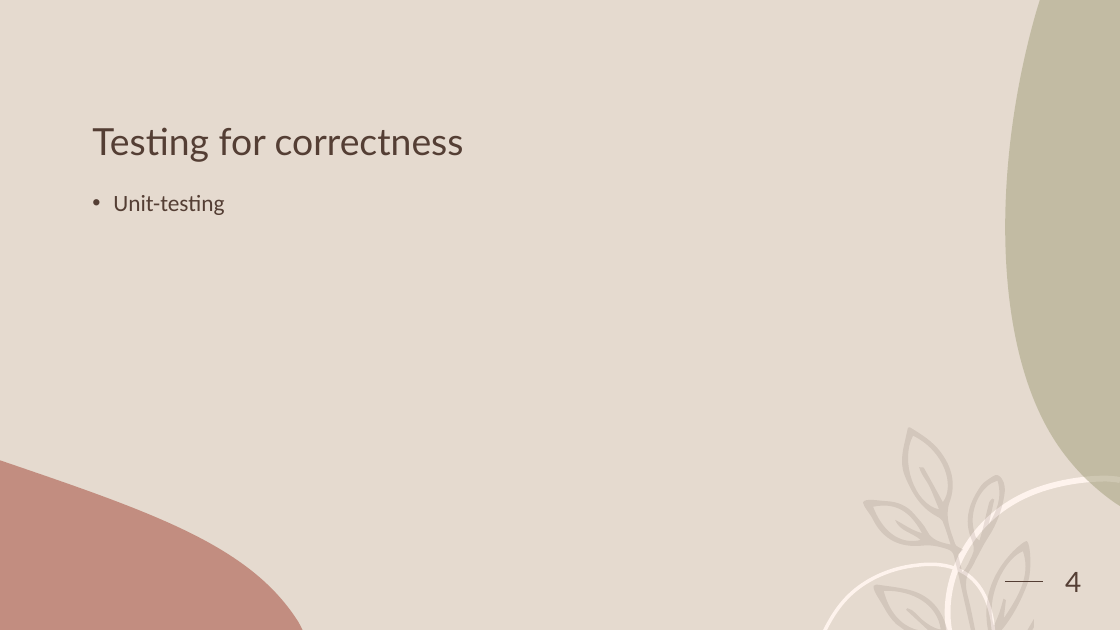
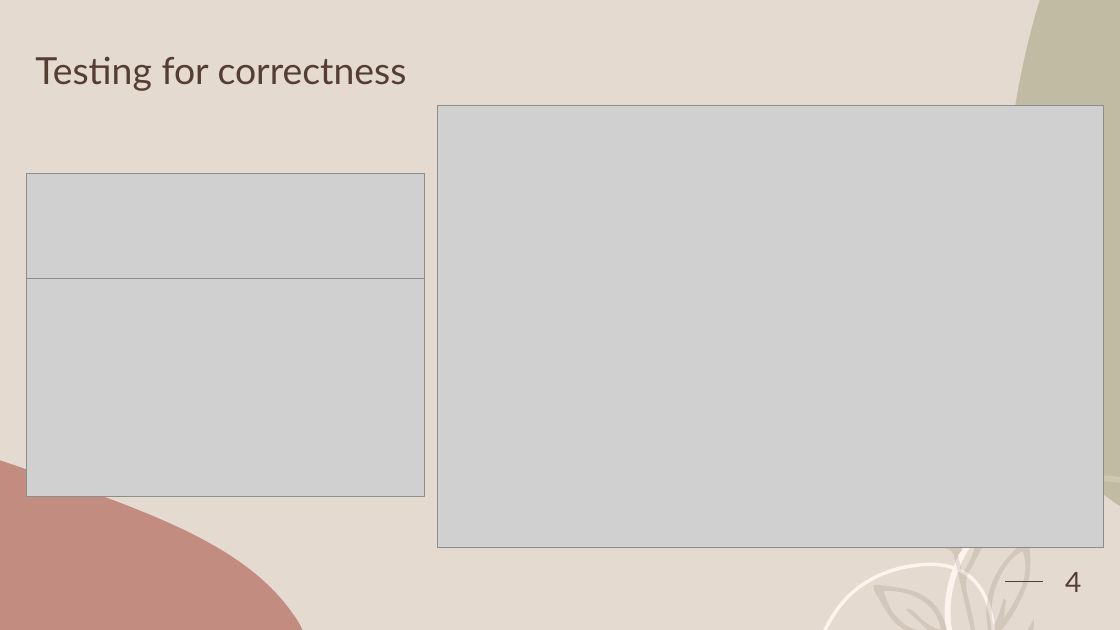
Before and after one commit to walkeredwards/OOP-FinalProject, a slide deck: slide 4 of The Game of Chess.pptx. Drawn at 1120x630 pixels with LibreOffice and Linux fonts; fonts in the diff are those of the drawing; grey boxes stand for pictures. Boxes give left, top, right and bottom in pixels: in the first picture for what was removed or moved away, otherwise in the second. Text is boxed around its words. In the diff, an @@ line names an element or a change of style, - is before the commit and + after.

```diff
--- a/The Game of Chess.pptx
+++ b/The Game of Chess.pptx
@@ title "Testing for correctness": place and size @@
-title "Testing for correctness" at [92,127,464,162]
+title "Testing for correctness" at [35,56,407,91]
@@ picture added at [438,106,1104,548] @@
@@ picture added at [27,174,425,279] @@
@@ text removed at [113,195,224,215] @@
-• Unit-testing
@@ picture added at [27,278,425,497] @@
```
Also in this commit, not shown: 1 other slide changed, 1 other file.
